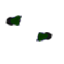
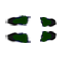
The second w=64, h=64 image is a revision of the first. Changes to its layers:
showed group "Group 1 copy 4" (4 layers) over [5, 15, 57, 43]
painted on "Right Leg" (1st of 5, in "Group 1 copy 4") over [5, 16, 57, 41]
painted on "Left leg copy 2" (1st of 2, in "Group 1 copy 4") over [5, 15, 57, 42]
painted on "Right Leg" (2nd of 5, in "Group 1 copy 3") over [9, 15, 53, 42]
painted on "Left leg copy 2" (2nd of 2, in "Group 1 copy 3") over [5, 15, 57, 42]
showed group "Group 2 copy 2" (4 layers) over [5, 15, 57, 43]
painted on "Left leg copy 4" (1st of 2, in "Group 2 copy 2") over [5, 15, 57, 43]
painted on "Right Leg" (3rd of 5, in "Group 2 copy 2") over [5, 17, 57, 40]
showed group "Group 2 copy" (4 layers) over [5, 15, 57, 43]
painted on "Left leg copy 4" (2nd of 2, in "Group 2 copy") over [8, 15, 54, 42]
painted on "Right Leg" (4th of 5, in "Group 2 copy") over [5, 17, 57, 40]
